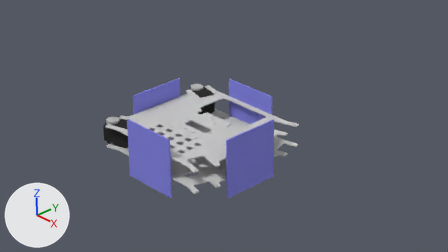
The Blender file design/chassis.blend, before and after one commit.
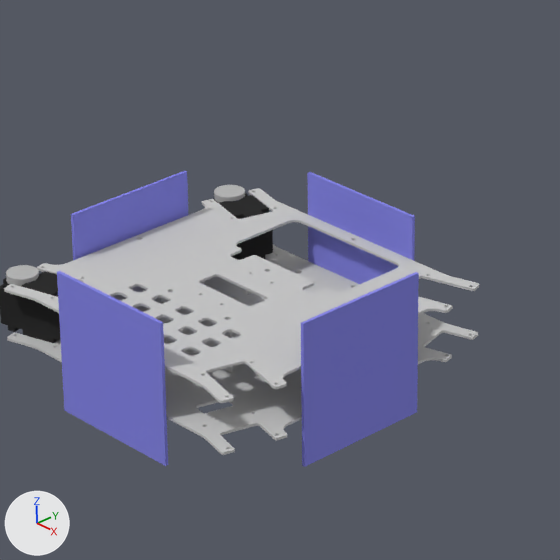
Old and new are each drawn from the file's camera 'Camera' and again close up on the part from 23% to 74% of the width and 3% to 94% of the height. The axes (+X, +Y, +Z) are drawn at lower left. The lights are the same throughout.

Objects in the first close-up: 'chassis', 'servo', 'servo.001'.
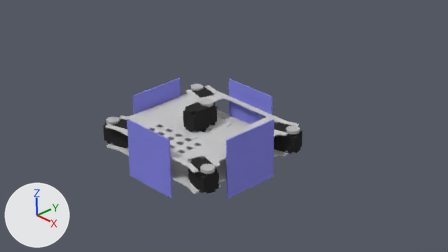
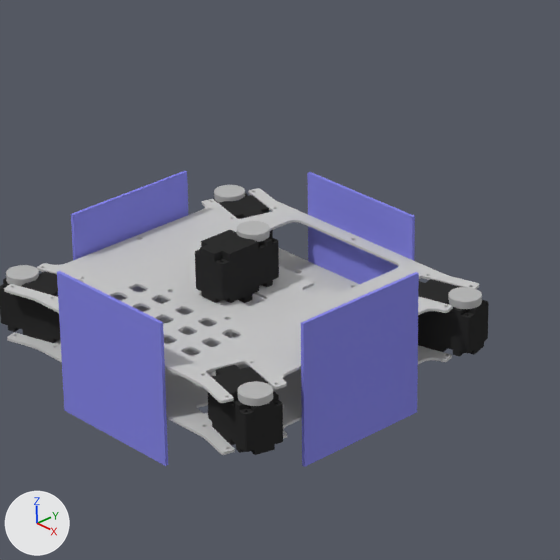
Boxes (x1, y1, x2, y2) around the edits, measured in the close-ups (560 x 560 px):
'servo.004', added (black): after (195, 221, 279, 303)
'servo.003', added (black): after (208, 365, 283, 455)
'servo.002', added (black): after (418, 279, 489, 356)

The edits, one by one:
Object 'servo.002' (ob_servo_002) is new; it shows me_servo.
Its location is (0.088, 0.078, -0.005).
Its rotation in degrees is (0, 0, -75).
Its scale is (0.001, 0.001, 0.001).
Object 'servo.003' (ob_servo_003) is new; it shows me_servo.
Its location is (0.088, -0.078, -0.005).
Its rotation in degrees is (0, 0, -105).
Its scale is (0.001, 0.001, 0.001).
Object 'servo.004' (ob_servo_004) is new; it shows me_servo.
Its location is (0.0, -0.003, 0.027).
Its scale is (0.001, 0.001, 0.001).
